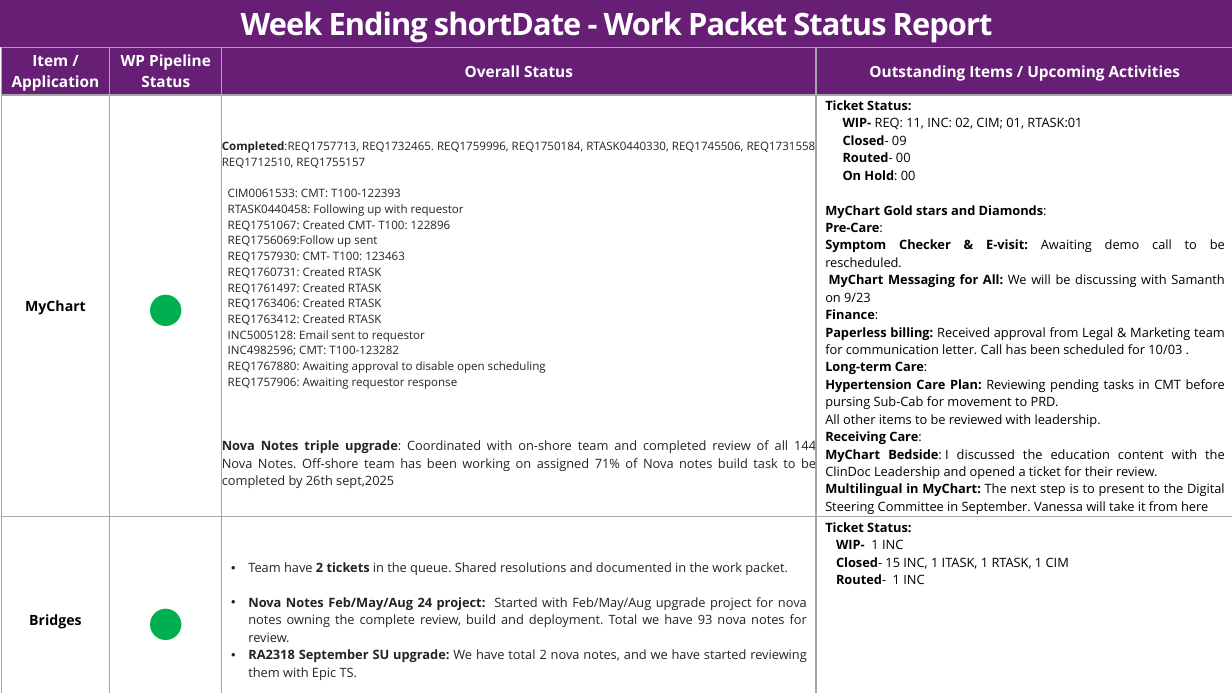
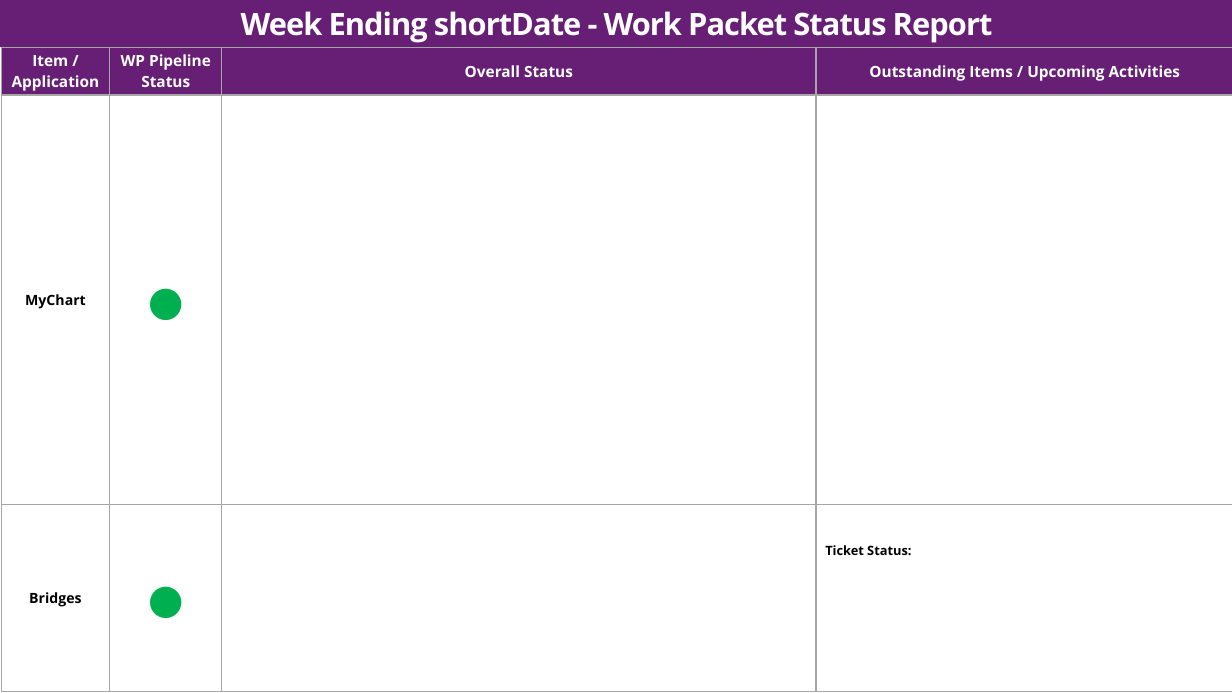
Before and after one commit to akshaya3206/Tracker-WeeklyDeck, a slide deck: slide 3 of WeeklyDeck_Template.pptx (slide 4 before the commit). Drawn at 1232x693 pixels with LibreOffice and Linux fonts; fonts in the diff are those of the drawing; background and template pictures are left out. Boxes give left, top, right and bottom in pixels: in the first picture for what was removed or moved away, otherwise in the second. Text is boxed around its words. In the diff, an @@ line names an element or a change of style, - is before the commit and + after.

```diff
--- a/WeeklyDeck_Template.pptx
+++ b/WeeklyDeck_Template.pptx
@@ table at <box>1,48,1232,688</box> @@
-row 2, column 3: Completed:REQ1757713, REQ1732465. REQ1759996, REQ1750184, RTASK0440330, REQ1745506, REQ1731558 / REQ1712510, REQ1755157 / CIM0061533: CMT: T100-122393 / RTASK0440458: Following up with requestor / REQ1751067: Created CMT- T100: 122896 / REQ1756069:Follow up sent / REQ1757930: CMT- T100: 123463 / REQ1760731: Created RTASK / REQ1761497: Created RTASK / REQ1763406: Created RTASK / REQ1763412: Created RTASK / INC5005128: Email sent to requestor / INC4982596; CMT: T100-123282 / REQ1767880: Awaiting approval to disable open scheduling / REQ1757906: Awaiting requestor response / Nova Notes triple upgrade: Coordinated with on-shore team and completed review of all 144 Nova Notes. Off-shore team has been working on assigned 71% of Nova notes build task to be completed by 26th sept,2025
+row 2, column 3: 
-row 2, column 4: Ticket Status: / WIP- REQ: 11, INC: 02, CIM; 01, RTASK:01 / Closed- 09 / Routed- 00 / On Hold: 00 / MyChart Gold stars and Diamonds: / Pre-Care: / Symptom Checker & E-visit: Awaiting demo call to be rescheduled. / MyChart Messaging for All: We will be discussing with Samanth on 9/23 / Finance: / Paperless billing: Received approval from Legal & Marketing team for communication letter. Call has been scheduled for 10/03 . / Long-term Care: / Hypertension Care Plan: Reviewing pending tasks in CMT before pursing Sub-Cab for movement to PRD. / All other items to be reviewed with leadership. / Receiving Care: / MyChart Bedside: I discussed the education content with the ClinDoc Leadership and opened a ticket for their review. / Multilingual in MyChart: The next step is to present to the Digital Steering Committee in September. Vanessa will take it from here
+row 2, column 4: 
-row 3, column 3: Team have 2 tickets in the queue. Shared resolutions and documented in the work packet. / Nova Notes Feb/May/Aug 24 project: Started with Feb/May/Aug upgrade project for nova notes owning the complete review, build and deployment. Total we have 93 nova notes for review. / RA2318 September SU upgrade: We have total 2 nova notes, and we have started reviewing them with Epic TS.
+row 3, column 3: 
-row 3, column 4: Ticket Status: / •WIP- 1 INC / •Closed- 15 INC, 1 ITASK, 1 RTASK, 1 CIM / •Routed- 1 INC
+row 3, column 4: Ticket Status: / •
```
Also in this commit, not shown: 5 other slides changed, 1 slide removed, 2 other files.
